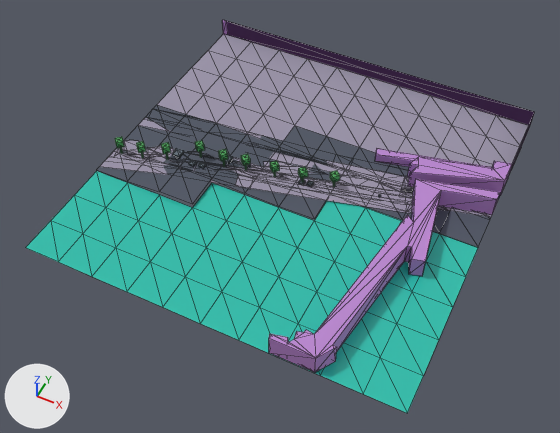
One commit to the glTF model public/maps/melbourne/chunks/3_-15.glb: the scene before it, then after it.
Rendered twice from a camera (50 mm lens) standing at (487.1, 1588.5, 177.9) and looking at (413.7, 1735.2, -5.5). Arrows for +X, +Y and +Z are at lower left; the lights stay in place. The picture after the commit comes second. Mesh edges are drawn as thin lines. Where no turn or scale is listed for an object, it has been applied to the vertices. Vertices at exactly the same position are counted once.

The first picture shows 'compiled-chunk'.
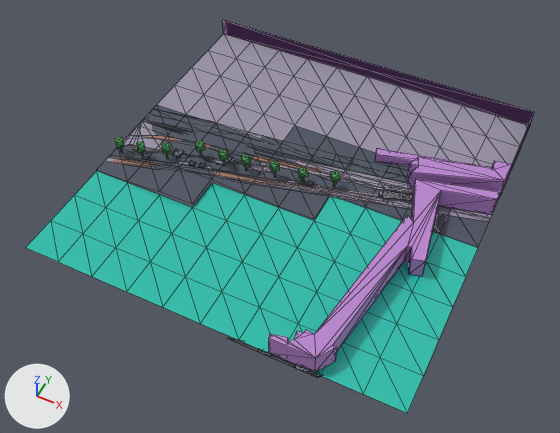
The edits, one by one:
Material 'cycleway' (mat_cycleway) is new.
Its base color is (0.34, 0.18, 0.14) (brown #9e7669).
Its roughness is 0.9.
Material 'marking' (mat_marking) is new.
Its base color is (0.94, 0.92, 0.78) (white #f8f6e5).
Its roughness is 0.72.
me_mesh_0 is used by ob_compiled_chunk; location (414.0, 1746.0, 3.0).
me_mesh_0 had 661 vertices, 901 faces and spanned x -60.0..60.0, y -60.0..60.0, z -4.6..4.6.
me_mesh_0 now has 1025 vertices, 1414 faces and spans x -60.0..60.0, y -60.0..60.0, z -4.6..4.6.
me_mesh_0 part 1: the loose piece of 74 vertices spanning x -50.7..36.8, y -12.1..15.0, z -2.7..-1.3 is rebuilt with 53 vertices and now spans x -60.0..33.8, y -13.3..15.8, z -2.7..-1.3.
me_mesh_0 part 2: the loose piece of 21 vertices spanning x -60.0..-43.7, y -17.9..-5.1, z -2.5..-1.9 is rebuilt with 6 vertices and now spans x -60.0..-22.7, y -19.5..-7.7, z -2.5..-1.5, in mat_cycleway (brown #9e7669).
me_mesh_0 part 3: the loose piece of 16 vertices spanning x -36.8..40.7, y -12.8..12.7, z -2.7..-1.3 is rebuilt with 48 vertices and now spans x -60.0..44.0, y -13.4..16.7, z -2.7..-1.2.
me_mesh_0 part 4: the loose piece of 6 vertices spanning x -60.0..-5.1, y 0.0..11.3, z -2.5..-2.1 is rebuilt with 10 vertices and now spans x -60.0..9.8, y 6.3..14.8, z -2.7..-1.4, in mat_marking (white #f8f6e5).
me_mesh_0 part 5: the loose piece of 6 vertices spanning x -17.5..40.8, y -10.8..9.4, z -2.7..-2.0 is rebuilt with 6 vertices and now spans x -25.1..29.8, y -10.2..7.0, z -2.7..-1.4, in mat_cycleway (brown #9e7669).
me_mesh_0 part 6: 1 vertex moved within x 60.0, y 16.3, z -2.7; 52 vertices removed from x -60.0..60.0, y -22.3..21.4, z -2.7..-1.3; 410 vertices added at x -60.0..60.0, y -60.0..35.1, z -4.6..-1.3.
Other edits to the shape of me_mesh_0 do not show in these pictures.
me_mesh_0 gains material mat_marking (white #f8f6e5).
me_mesh_0 gains material mat_cycleway (brown #9e7669).

Changed parts and their boxes [x1, y1, x2, y2] in the pictures (560 x 433 px):
part 1 of me_mesh_0, rebuilt
    before: [148, 146, 413, 194]
    after: [132, 129, 388, 181]
part 2 of me_mesh_0, rebuilt
    before: [114, 140, 161, 156]
    after: [113, 158, 156, 167]
part 3 of me_mesh_0, rebuilt
    before: [179, 159, 413, 201]
    after: [115, 121, 414, 194]
part 4 of me_mesh_0, rebuilt
    before: [138, 118, 294, 164]
    after: [149, 114, 319, 157]
part 5 of me_mesh_0, rebuilt
    before: [235, 175, 412, 213]
    after: [213, 171, 378, 198]
part 6 of me_mesh_0, reshaped
    before: [100, 152, 498, 217]
    after: [104, 135, 492, 378]
